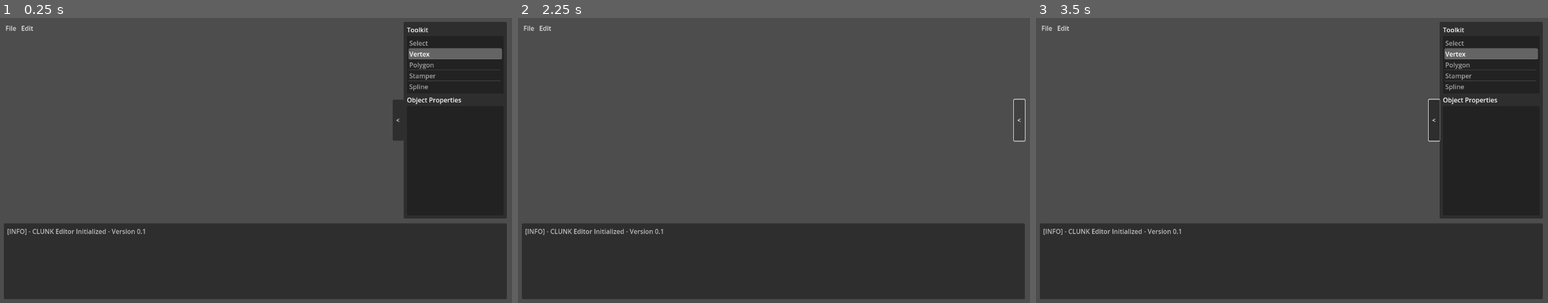
Above: before the commit, frames 1-3 (left to right).
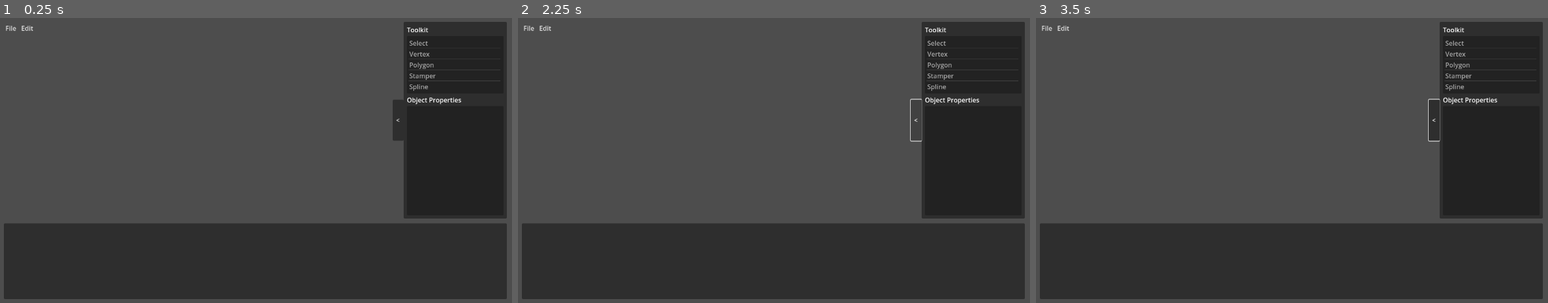
Above: after the commit, the same moments.

Repository: jeffinitup/clunk
Game: Godot game, scene res://scene/editor.tscn
The game is run twice, just before and just after one commit, with the same random seed, the same clock (stepped at 60 frames per second) and the same inputs.
Inputs (mouse positions are in pixels of both pictures, inside the frame that each line leads up to):
- Up to frame 1 (0.25 s): no input
- Up to frame 2 (2.25 s): click "<" at 0.5 s; click "<" at 1.25 s; click "<" at 2 s
- Up to frame 3 (3.5 s): tap Enter at 2.75 s; move the mouse to (1404, 146) at 2.77 s; tap Z at 2.85 s; click (1404, 146) at 2.92 s

The runs differ from the first frame. In frame 1, 0.9% of the frame differs, in the area x 1-99%, y 10-77%; in frame 2, 14%, in the area x 1-100%, y 1-77%; in frame 3, 0.9%.
Error after the commit: Parse Error: Could not find type "Palette" in the current scope. (res://scripts/action_manager.gd:248)

Commit message:
rudimentary property inspector

Diff:
--- a/clunk-editor/project.godot
+++ b/clunk-editor/project.godot
@@ -13,6 +13,7 @@
 config/name="CLUNK Editor"
 config/description="Level creator and serializer for CLANG game"
 config/version="0.1"
+config/tags=PackedStringArray("tool")
 run/main_scene="res://scene/editor.tscn"
 config/features=PackedStringArray("4.3", "GL Compatibility")
 config/icon="res://icon.svg"
--- a/clunk-editor/scene/editor.tscn
+++ b/clunk-editor/scene/editor.tscn
@@ -12,6 +12,7 @@
 script = ExtResource("1_ohh0g")
 
 [node name="action_manager" type="Node" parent="."]
+unique_name_in_owner = true
 script = ExtResource("2_klb3c")
 
 [node name="draw" type="Node2D" parent="."]
@@ -34,6 +35,7 @@
 mouse_filter = 2
 
 [node name="interface" type="CanvasLayer" parent="."]
+unique_name_in_owner = true
 script = ExtResource("4_evutu")
 
 [node name="gui" type="MarginContainer" parent="interface"]
--- a/clunk-editor/scripts/action_manager.gd
+++ b/clunk-editor/scripts/action_manager.gd
@@ -187,6 +187,35 @@
 	# Commit
 	history.commit_action()
 
+func action_update_property(value : Variant, thing : Variant, property : String) -> void:
+	history.create_action("Set property")
+	var action := ActionProperty.new(thing, property, value, thing.get(property))
+
+	history.add_do_method(func() -> void:
+		action.thing.set(action.property, action.n_value)
+		Logger.log_history("%s set to %s" % [action.property, action.n_value])
+	)
+	history.add_undo_method(func() -> void:
+		action.thing.set(action.property, action.o_value)
+		Logger.log_history("%s reverted to %s" % [action.property, action.o_value])
+	)
+
+	history.add_do_reference(action)
+	history.add_undo_reference(action)
+
+	history.commit_action()
+
+class ActionProperty extends Node:
+	var thing : Variant
+	var property : String
+	var n_value : Variant
+	var o_value : Variant
+	func _init(t : Variant, p : String, n_v : Variant, o_v : Variant) -> void:
+		self.thing = t
+		self.property = p
+		self.n_value = n_v
+		self.o_value = o_v
+
 func action_update_lut_color(ind : int, color : Color) -> void:
 	history.create_action("Change palette LUT color")
 
--- a/clunk-editor/scripts/interface.gd
+++ b/clunk-editor/scripts/interface.gd
@@ -19,6 +19,8 @@
 @onready var tool_manager : ToolManager = %tool_manager
 ## Console node
 @onready var console : RichTextLabel = $gui/vsort/console/text
+## Property container
+@onready var _properties : VBoxContainer = $gui/vsort/main/panel/sort/properties/container
 
 func _ready() -> void:
 	# Print identifier to console
@@ -96,6 +98,104 @@
 		_:
 			pass
 
+func fill_properties(thing : Variant) -> void:
+	# Check thing
+	if !thing:
+		clear_properties()
+		return
+
+	# Get property list
+	var script := thing.get_script() as Script
+	var properties := script.get_script_property_list() as Array[Dictionary]
+	print(JSON.stringify(properties, " "))
+
+	# Iterate through properties
+	clear_properties()
+	for property in properties:
+		var entry := create_entry(thing, property)
+		if entry:
+			_properties.add_child(entry)
+
+
+func clear_properties() -> void:
+	for child in _properties.get_children():
+		child.queue_free()
+
+func create_entry(t : Variant, property : Dictionary) -> HBoxContainer:
+	# Get information
+	var type := property.get("type", 0) as int
+	var usage := property.get("usage", 0) as int
+	var pname := property.get("name", "") as String
+
+	# Verify
+	if usage != PROPERTY_USAGE_SCRIPT_VARIABLE:
+		return null
+
+	# Create container
+	var c := HBoxContainer.new()
+	c.size_flags_horizontal = Control.SIZE_EXPAND_FILL
+	var n := Label.new()
+	n.text = pname.to_pascal_case()
+	c.add_child(n)
+
+	# Create field
+	var field : Variant
+	match type:
+		TYPE_INT:
+			field = create_entry_int(c)
+			field.value = t.get(pname)
+			field.value_changed.connect(%action_manager.action_update_property.bind(t, pname))
+		TYPE_FLOAT:
+			field = create_entry_float(c)
+			field.value = t.get(pname)
+			field.value_changed.connect(%action_manager.action_update_property.bind(t, pname))
+		TYPE_STRING:
+			field = create_entry_string(c)
+			field.value = t.get(pname)
+			field.text_changed.connect(%action_manager.action_update_property.bind(t, pname))
+		TYPE_COLOR:
+			field = create_entry_color(c)
+			field.color = t.get(pname)
+			field.color_changed.connect(%action_manager.action_update_property.bind(t, pname))
+		_:
+			return null
+
+	# Return entry
+	return c
+
+func create_entry_int(container : HBoxContainer) -> SpinBox:
+	var field := SpinBox.new()
+
+	field.size_flags_horizontal = Control.SIZE_SHRINK_END | Control.SIZE_EXPAND
+	field.step = 1
+
+	container.add_child(field)
+	return field
+
+func create_entry_float(container : HBoxContainer) -> SpinBox:
+	var field := SpinBox.new()
+
+	field.size_flags_horizontal = Control.SIZE_SHRINK_END | Control.SIZE_EXPAND
+
+	container.add_child(field)
+	return field
+
+func create_entry_string(container : HBoxContainer) -> LineEdit:
+	var field := LineEdit.new()
+
+	field.size_flags_horizontal = Control.SIZE_SHRINK_END | Control.SIZE_EXPAND
+
+	container.add_child(field)
+	return field
+
+func create_entry_color(container : HBoxContainer) -> ColorPickerButton:
+	var field := ColorPickerButton.new()
+
+	field.size_flags_horizontal = Control.SIZE_SHRINK_END | Control.SIZE_EXPAND
+
+	container.add_child(field)
+	return field
+
 func palette_menu_setup(menu : WindowPalettePicker) -> void:
 	menu.palette_color_changed.connect(editor.action_manager.action_update_lut_color.bind())
 	menu.palette_loaded.connect(editor.action_manager.action_update_palette.bind())
--- a/clunk-editor/scripts/palette.gd
+++ /dev/null
@@ -1,70 +0,0 @@
-### palette.gd
-class_name Palette extends Resource
-
-## Intended max size for color set
-const SIZE = 16
-## File extension
-const EXT = ".mpal"
-## File identifier (header)
-const HEADER = [112, 97, 108, 101, 116, 116, 101, 0]
-
-var color : PackedColorArray = PackedColorArray() :
-	set(value) :
-		if value.size() > SIZE:
-			# Make sure size matches
-			value.resize(SIZE)
-		if value.size() < SIZE:
-			# Add padding
-			var pad := PackedColorArray()
-			pad.resize(SIZE - value.size())
-			pad.fill(Color.MAGENTA)
-			value += pad
-		# Set value
-		color = value
-
-func _init(override : Variant) -> void:
-	if override is PackedColorArray:
-		self.color = override
-
-	if override is String:
-		self.deserialize(override)
-
-	if override is Palette:
-		self.color = override.color
-
-func serialize(path : String) -> void:
-	var file := FileAccess.open(path, FileAccess.WRITE)
-
-	# Store header
-	var buf := PackedByteArray(HEADER)
-	file.store_buffer(buf)
-
-	# Store color
-	for col in color:
-		file.store_32(col.to_rgba32())
-
-	# End serialization
-	file.close()
-
-func deserialize(path : String) -> void:
-	# Check extension
-	if path.right(5) != EXT:
-		push_error("Not a valid palette file. - Invalid extension")
-		return
-
-	# Open file
-	var file := FileAccess.open(path, FileAccess.READ)
-	var header := file.get_buffer(HEADER.size())
-
-	# Fail if header doesnt match
-	if header.get_string_from_ascii() != "palette":
-		push_error("Not a valid palette file. - Header mismatch")
-		file.close()
-		return
-
-	var new_color := PackedColorArray()
-	while file.get_position() < file.get_length():
-		var int_col := file.get_32()
-		new_color.append(Color.hex(int_col))
-	self.color = new_color
-	file.close()
--- a/clunk-editor/scripts/tool.gd
+++ b/clunk-editor/scripts/tool.gd
@@ -19,11 +19,13 @@
 	pass
 
 class Select extends Tool:
+	## Fired when something is selected
+	signal thing_selected(thing : Variant)
+
 	## Hovered polygon
 	var hover_thing : Variant
 	## Currently selected polygon
 	var current_thing : Variant
-
 	## Total movement
 	var total_movement : Vector2 = Vector2()
 
@@ -96,6 +98,7 @@
 			if event.is_pressed() && event.button_index == MOUSE_BUTTON_LEFT:
 				# Pick object
 				current_thing = pick_object()
+				thing_selected.emit(current_thing)
 				total_movement = Vector2()
 
 	func pick_object() -> Variant:
--- a/clunk-editor/scripts/tool_manager.gd
+++ b/clunk-editor/scripts/tool_manager.gd
@@ -24,6 +24,7 @@
 	match i:
 		Select:
 			tool = Tool.Select.new()
+			tool.thing_selected.connect(%interface.fill_properties.bind())
 		Vertex:
 			tool = Tool.Vertex.new()
 		Polygon:
